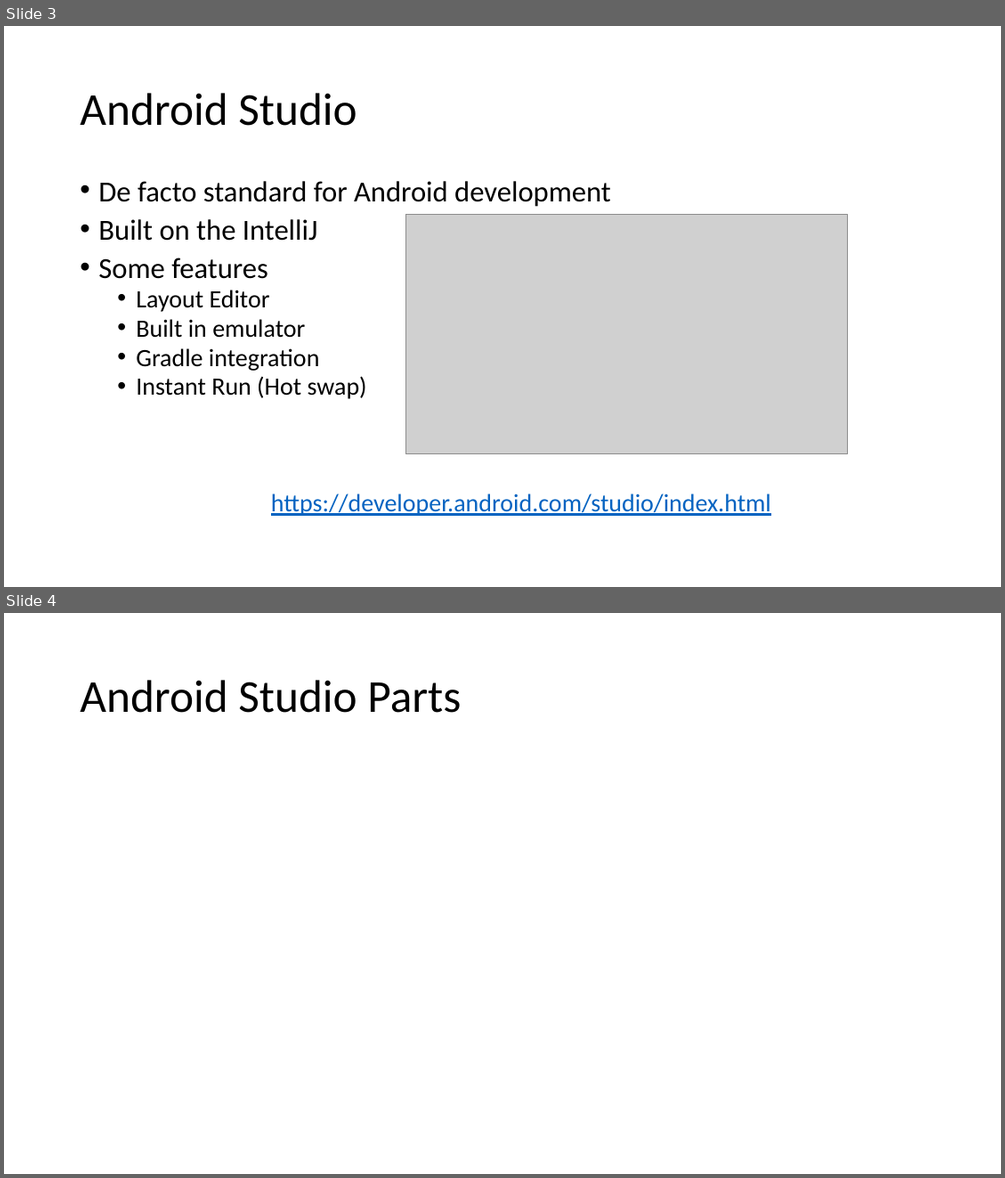
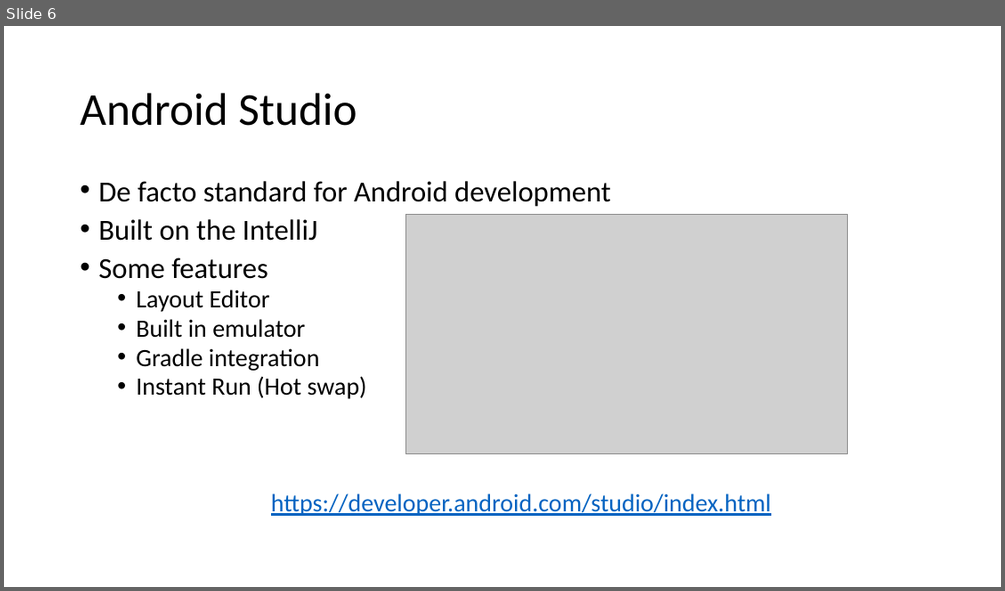
Before and after one commit to Batch-xx/Android-Lunch-Learn, a slide deck: slides/Android Studio_Activities_Fragments.pptx. Shown one above the other, each under a label of ours: slides 3 and 4 before the commit, slide 6 after it. The pictures are 1005x1178 and 1005x591 pixels, drawn with LibreOffice and Linux fonts; fonts in the diff are those of the drawing; grey boxes stand for pictures. Boxes give left, top, right and bottom in pixels: in the first picture for what was removed or moved away, otherwise in the second. Text is boxed around its words. In the diff, an @@ line names an element or a change of style, - is before the commit and + after.

```diff
--- a/slides/Android Studio_Activities_Fragments.pptx
+++ b/slides/Android Studio_Activities_Fragments.pptx
@@ slide 4 removed at box(4, 613, 1001, 1174), background #FFFFFF @@
@@ title removed at box(80, 680, 461, 713) @@
-Android Studio Parts
@@ what was slide 3 is now slide 6 @@
```
Also in this commit, not shown: 3 slides changed, 8 slides added, 1 other slide removed, 5 other files.
